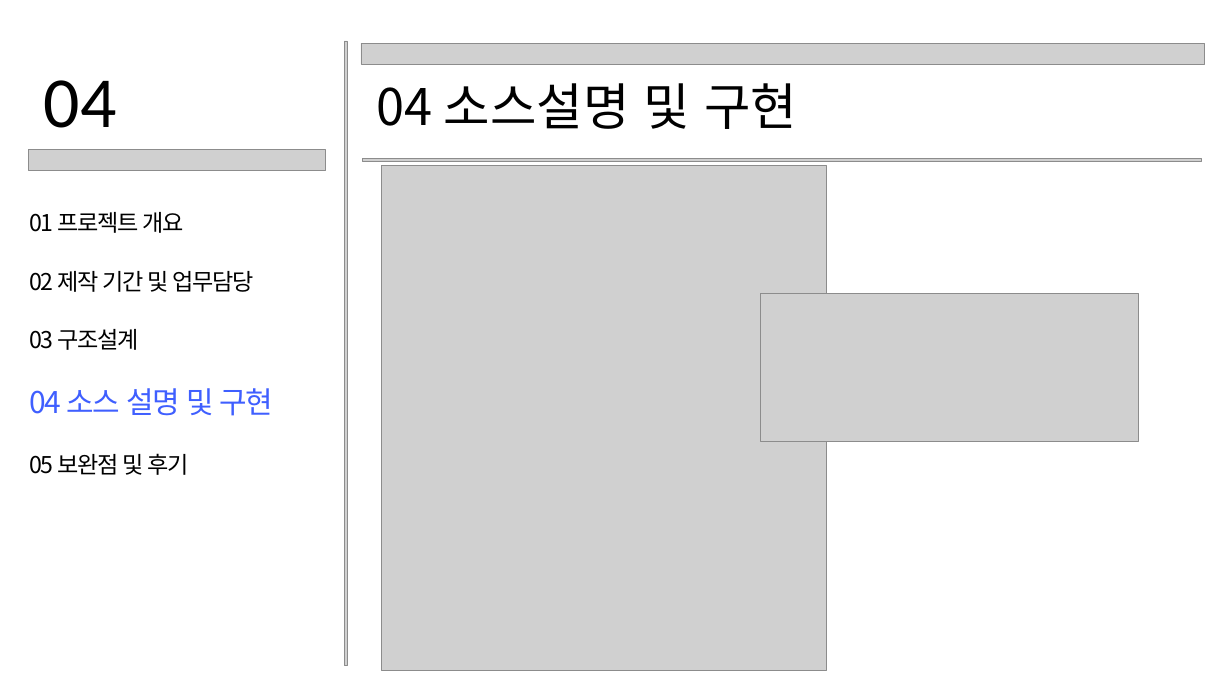
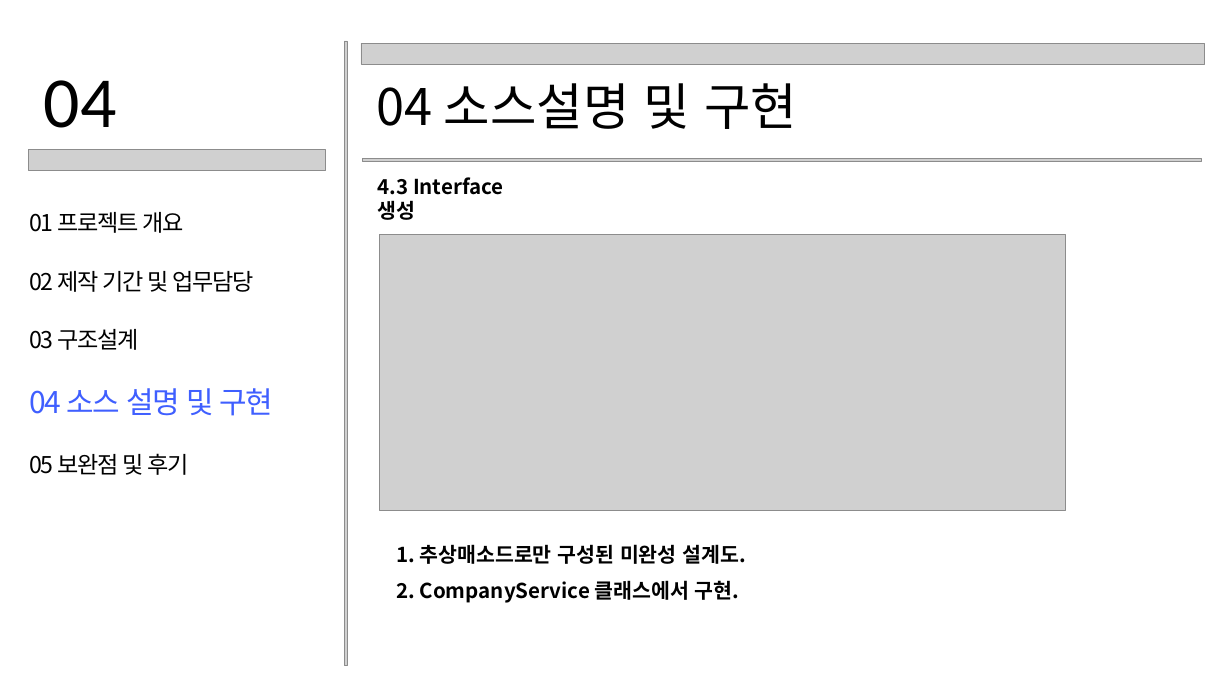
Before and after one commit to jihokim86/-team3-1st-_-project, a slide deck: slide 12 of CLI_직원관리프로그램.pptx (slide 11 before the commit). Drawn at 1232x693 pixels with LibreOffice and Linux fonts; fonts in the diff are those of the drawing; grey boxes stand for pictures. Boxes give left, top, right and bottom in pixels: in the first picture for what was removed or moved away, otherwise in the second. Text is boxed around its words. In the diff, an @@ line names an element or a change of style, - is before the commit and + after.

```diff
--- a/CLI_직원관리프로그램.pptx
+++ b/CLI_직원관리프로그램.pptx
@@ text added at box(377, 177, 504, 220), 24 pt, text #000000, bold @@
+4.3 Interface 생성
@@ picture removed at box(382, 165, 827, 670) @@
@@ picture added at box(379, 234, 1065, 510) @@
@@ picture removed at box(761, 293, 1139, 441) @@
@@ text added at box(396, 544, 746, 564), 24 pt, text #000000, bold @@
+1. 추상매소드로만 구성된 미완성 설계도.
@@ text added at box(396, 580, 739, 603), 24 pt, text #000000, bold @@
+2. CompanyService 클래스에서 구현.
```
Also in this commit, not shown: 10 other slides changed, 7 slides added.
